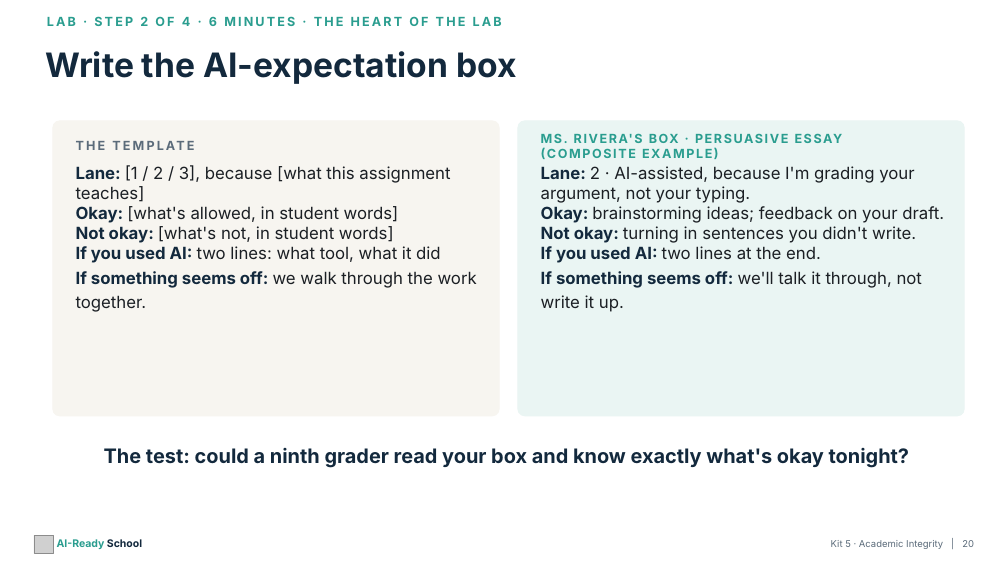
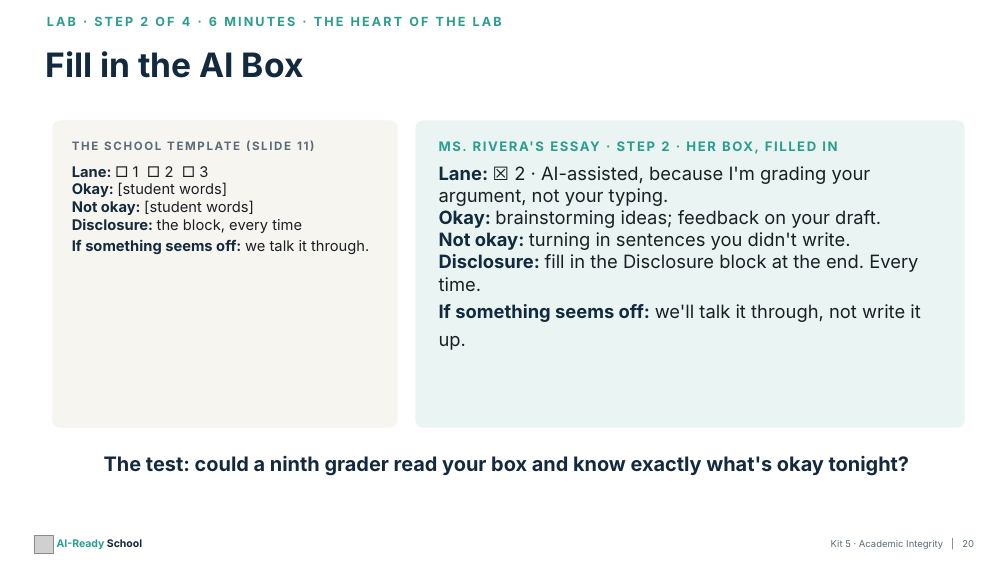
Before and after one commit to aspinozzi1/Ai-School-Ready, a slide deck: slide 20 of kits/kit05/Kit05_PresentationDeck.pptx. Drawn at 1008x567 pixels with LibreOffice and Linux fonts; fonts in the diff are those of the drawing; grey boxes stand for pictures. Boxes give left, top, right and bottom in pixels: in the first picture for what was removed or moved away, otherwise in the second. Text is boxed around its words. In the diff, an @@ line names an element or a change of style, - is before the commit and + after.

```diff
--- a/kits/kit05/Kit05_PresentationDeck.pptx
+++ b/kits/kit05/Kit05_PresentationDeck.pptx
@@ text at (x1=45, y1=51, x2=304, y2=78): text changed @@
-Write the AI-expectation box
+Fill in the AI Box
@@ rounded rectangle at (x1=53, y1=121, x2=397, y2=427): proportions changed @@
@@ rounded rectangle resized from (x1=53, y1=121, x2=499, y2=416) to (x1=53, y1=121, x2=397, y2=427) @@
@@ text at (x1=72, y1=135, x2=382, y2=157): text changed; size 12 to 11 pt @@
-THE TEMPLATE
+THE SCHOOL TEMPLATE (SLIDE 11)
@@ rounded rectangle resized from (x1=518, y1=121, x2=964, y2=416) to (x1=416, y1=121, x2=964, y2=427) @@
@@ rounded rectangle at (x1=416, y1=121, x2=964, y2=427): proportions changed @@
@@ text at (x1=452, y1=141, x2=669, y2=151): text changed; size 12 to 12.5 pt @@
-MS. RIVERA'S BOX · PERSUASIVE ESSAY (COMPOSITE EXAMPLE)
+MS. RIVERA'S ESSAY · STEP 2 · HER BOX, FILLED IN
@@ text at (x1=72, y1=166, x2=369, y2=254): text changed; size 16 to 14 pt @@
-Lane: [1 / 2 / 3], because [what this assignment teaches]
-Okay: [what's allowed, in student words]
-Not okay: [what's not, in student words]
-If you used AI: two lines: what tool, what it did
-If something seems off: we walk through the work together.
+Lane: □ 1 □ 2 □ 3
+Okay: [student words]
+Not okay: [student words]
+Disclosure: the block, every time
+If something seems off: we talk it through.
@@ text at (x1=439, y1=166, x2=920, y2=350): text changed; size 16 to 17.5 pt @@
-Lane: 2 · AI-assisted, because I'm grading your argument, not your typing.
-Okay: brainstorming ideas; feedback on your draft.
-Not okay: turning in sentences you didn't write.
-If you used AI: two lines at the end.
-If something seems off: we'll talk it through, not write it up.
+Lane: ☒ 2 · AI-assisted, because I'm grading your argument, not your typing.
+Okay: brainstorming ideas; feedback on your draft.
+Not okay: turning in sentences you didn't write.
+Disclosure: fill in the Disclosure block at the end. Every time.
+If something seems off: we'll talk it through, not write it up.
@@ text "The test: could a ninth ..." moved from (x1=104, y1=448, x2=910, y2=468) to (x1=104, y1=456, x2=910, y2=476) @@
```
Also in this commit, not shown: 14 other slides changed, 19 other files.
